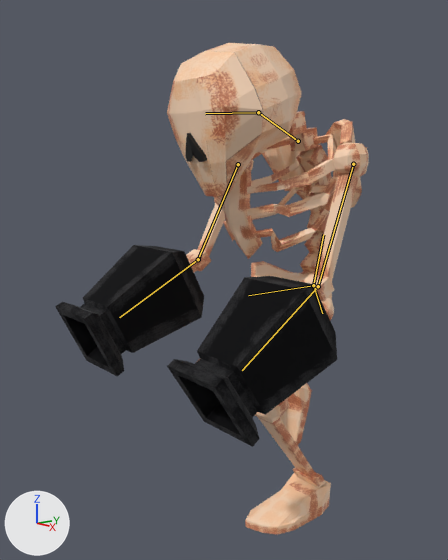
What one commit did to the Blender file Mega Skeleton.blend.
Before and after are seen from a camera (50 mm lens) standing at (8.96, -8.66, 6.1) and looking at (-0.1, -1.27, 3.95). Every picture has the same lights, and +X, +Y and +Z are marked at lower left. The first picture is the older version. Both versions are drawn at frame 24 of the action 'walking'; the numbers are the values there. The bones that change are drawn over the model as lines.

The first picture shows 'Arms', 'Cannons', 'Head', 'Hip', 'LEgs', 'Ribs', 'SHoulder', 'Spine', 'feet'.
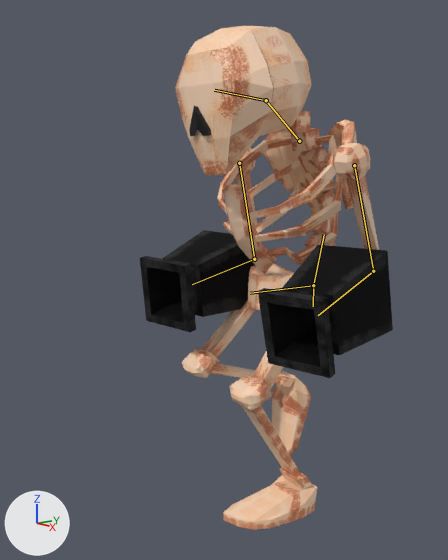
The change in detail:
Bone 'Spine' (bone_spine) turns from (13, 0, 0) to (13, 0, -1) degrees about its own x, y and z.
Bone 'neck' (bone_neck) turns from (0, 0, 0) to (-12, 1, 1) degrees about its own x, y and z.
Bone 'head' (bone_head) turns from (0, 0, 0) to (4, 0, -1) degrees about its own x, y and z.
Bone 'left arm' (bone_left_arm) moves from (0.0, 0.0, 0.0) to (0.02, 0.04, 0.13).
Bone 'left arm' (bone_left_arm) turns from (41, 1, 0) to (-5, 5, -5) degrees about its own x, y and z.
Bone 'left forearm' (bone_left_forearm) moves from (0.0, 0.0, 0.0) to (0.03, -0.16, -0.47).
Bone 'left forearm' (bone_left_forearm) turns from (36, 0, -1) to (103, -15, -1) degrees about its own x, y and z.
Bone 'right arm' (bone_right_arm) moves from (0.0, 0.0, 0.0) to (-0.01, -0.04, -0.13).
Bone 'right arm' (bone_right_arm) turns from (50, -1, 0) to (4, 5, -5) degrees about its own x, y and z.
Bone 'right forearm' (bone_right_forearm) moves from (0.0, 0.0, 0.0) to (-0.05, 0.17, 0.47).
Bone 'right forearm' (bone_right_forearm) turns from (33, 0, 1) to (99, -16, 3) degrees about its own x, y and z.
Bone 'left hip' (bone_left_hip) turns from (0, 0, 0) to (2, 7, -6) degrees about its own x, y and z.
Bone 'right hip' (bone_right_hip) turns from (0, 0, 0) to (4, -1, -9) degrees about its own x, y and z.

Pixel boxes (x1, y1, x2, y2) of what changed, in the pictures (448 x 560 px):
'Cannons', posed (10% narrower, 27% shorter): before (55, 245, 337, 447); after (140, 230, 393, 378)
'Head', posed: before (167, 43, 301, 197); after (175, 26, 312, 176)
'Ribs', posed (11% taller): before (214, 134, 338, 259); after (217, 135, 342, 274)
'LEgs', posed (mostly hidden before): before (198, 298, 334, 488); after (182, 300, 312, 489)
'feet', posed: before (245, 383, 331, 534); after (223, 371, 317, 530)
'Arms', posed: before (186, 143, 369, 301); after (235, 143, 379, 250)
'Spine', posed: before (288, 111, 332, 275); after (282, 111, 336, 265)
'SHoulder', posed: before (262, 119, 362, 208); after (263, 119, 357, 210)
'Hip', posed: before (251, 261, 332, 300); after (247, 263, 294, 310)
bone 'Spine', root to tip: before (313, 285) to (323, 234); after (313, 285) to (324, 234)
bone 'neck', root to tip: before (298, 141) to (258, 112); after (299, 141) to (266, 100)
bone 'head', root to tip: before (258, 112) to (205, 113); after (266, 100) to (214, 90)
bone 'left arm', root to tip: before (353, 164) to (318, 286); after (354, 165) to (373, 271)
bone 'left forearm', root to tip: before (318, 286) to (242, 370); after (373, 271) to (318, 315)
bone 'right arm', root to tip: before (238, 164) to (198, 259); after (239, 163) to (254, 259)
bone 'right forearm', root to tip: before (198, 259) to (119, 317); after (254, 259) to (192, 284)
bone 'left hip', root to tip: before (313, 285) to (248, 295); after (313, 285) to (250, 293)
bone 'right hip', root to tip: before (313, 285) to (322, 313); after (313, 285) to (313, 306)
